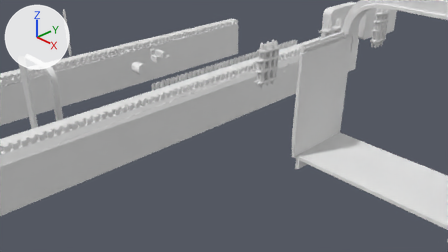
The Blender file dmu_library.blend as it was, and as the next commit left it.
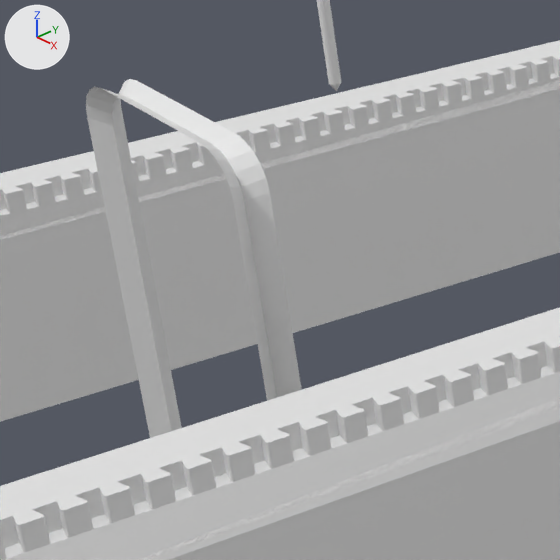
Old and new are each drawn from the file's camera 'Camera' and again close up on the part from 0% to 26% of the width and 15% to 61% of the height. Arrows for +X, +Y and +Z are at upper left; the lights stay in place.

The scene before the commit, as lines of its bpy script (objects in view):
```python
me_cube_003 = bpy.data.meshes.new('Cube.003')
me_cube_003.from_pydata(...)  # a UV sphere (32 segments, 3 rings, poles along z) spanning x -1.765..-1.71, y -1.254..-1.199, z 1.977..2.992
me_cube_003.materials.append(mat_material_015)  # white #e7e7e7
me_cube_008 = bpy.data.meshes.new('Cube.008')
me_cube_008.from_pydata(...)  # 43 vertices, 28 faces; spans x -0.64..0.64, y -0.14..0.0, z 0.0..2.01
me_plane_002 = bpy.data.meshes.new('Plane.002')
me_plane_002.from_pydata(...)  # 2996 vertices, 1500 faces; spans x -0.07..1.0, y -3.1..7.26, z -0.3..0.13
ob_chassis_side_full_length_no_jigsaw_slot = bpy.data.objects.new('Chassis Side Full Length No Jigsaw Slot', me_plane_002)
ob_chassis_side_full_length_no_jigsaw_slot.location = (0.467, 1.917, 0.767)
ob_chassis_side_full_length_no_jigsaw_slot.rotation_euler = (0.0, -1.571, 3.142)  # degrees (0, -90, 180)
ob_chassis_side_full_length_no_jigsaw_slot.scale = (1.0, 1.0, 0.908)
ob_corridor_joiner_segment = bpy.data.objects.new('Corridor Joiner Segment', me_cube_008)
ob_corridor_joiner_segment.location = (-0.98, -3.136, 0.461)
ob_support = bpy.data.objects.new('Support', me_cube_003)
ob_support.location = (-0.346, -0.776, 0.033)
ob_support.rotation_euler = (-0.0000468, 0.000256, 0.000132)  # degrees (0, 0, 0)
# also in view: 'Chassis Side Left' at (-3.82, -0.23, 0.77)
```
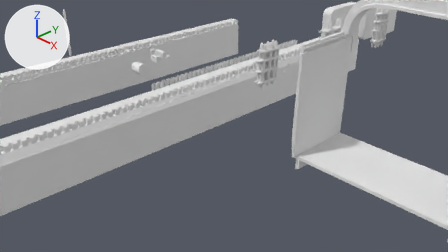
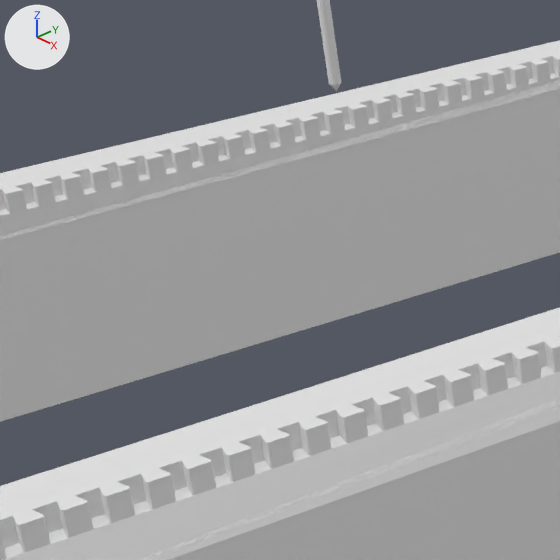
Commit message: Remove the corridor joiner segment library part from dmu_library.blend as I've since modified the form quite a lot in corridor_joiner.blend.

What differs and where, as boxes [x1, y1, x2, y2] in the close-ups (560 x 560 px):
'Corridor Joiner Segment', deleted: before [86, 79, 302, 438]

The change, as a diff of the scene's bpy script:
```diff
--- a/dmu_library.blend.py
+++ b/dmu_library.blend.py
@@ ob_corridor_joiner_segment @@
-ob_corridor_joiner_segment = bpy.data.objects.new('Corridor Joiner Segment', me_cube_008)
-ob_corridor_joiner_segment.location = (-0.98, -3.136, 0.461)
```
